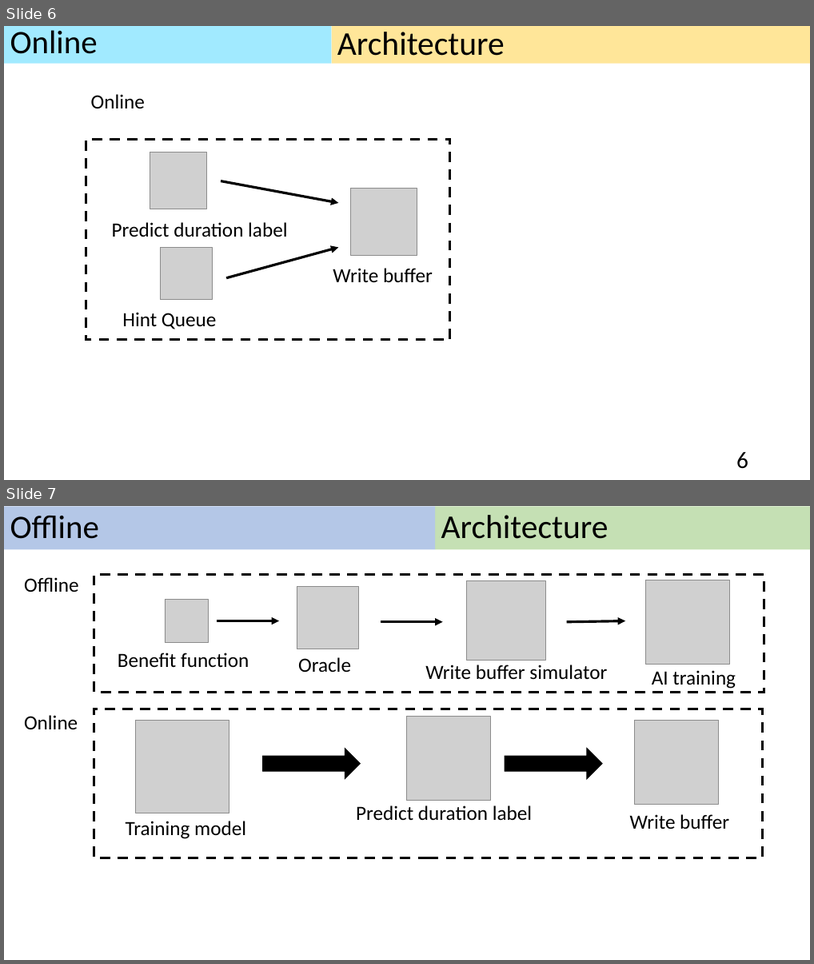
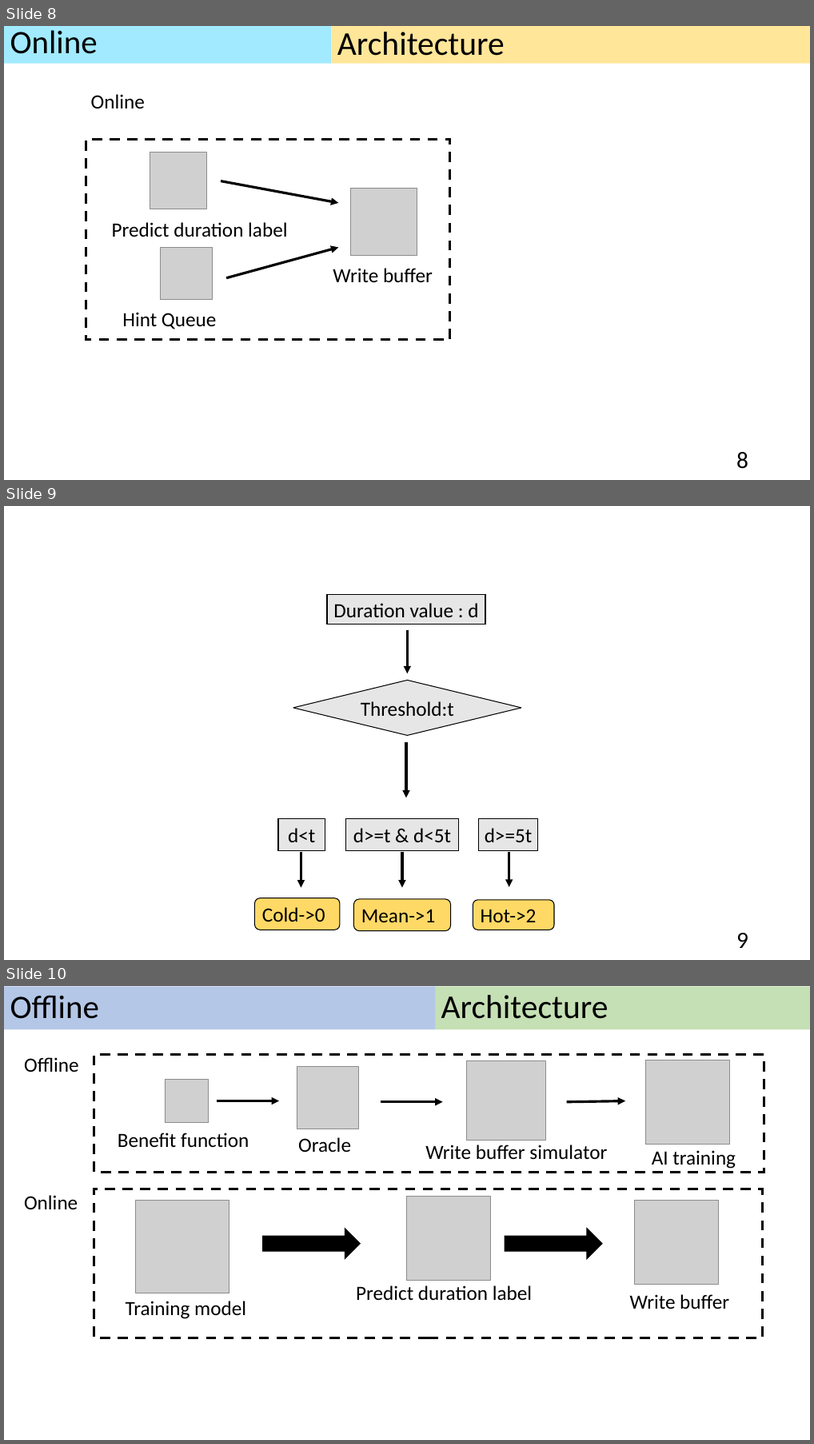
Before and after one commit to andrew841018/disksim_github, a slide deck: 論文相關/論文(插圖、實驗相關)/論文所需圖表.pptx. Shown one above the other, each under a label of ours: slides 6 and 7 before the commit, slides 8, 9 and 10 after it. The pictures are 814x964 and 814x1444 pixels, drawn with LibreOffice and Linux fonts; fonts in the diff are those of the drawing; grey boxes stand for pictures. Boxes give left, top, right and bottom in pixels: in the first picture for what was removed or moved away, otherwise in the second. Text is boxed around its words. In the diff, an @@ line names an element or a change of style, - is before the commit and + after.

```diff
--- a/論文相關/論文(插圖、實驗相關)/論文所需圖表.pptx
+++ b/論文相關/論文(插圖、實驗相關)/論文所需圖表.pptx
@@ slide 9 added at (4,506,810,960), background #FFFFFF @@
@@ rectangle added at (327,595,486,624), fill #E7E6E6, outline #000000 1 pt, 24 pt, text #000000 @@
+Duration value : d
@@ arrow added from (407, 630) to (407, 673), #000000 3 pt @@
@@ diamond added at (293,680,522,736), fill #E7E6E6, outline #000000 1 pt, 24 pt, text #000000 @@
+Threshold:t
@@ arrow added from (406, 743) to (406, 797), #000000 3 pt @@
@@ rectangle added at (278,819,326,850), fill #E7E6E6, outline #000000 1 pt, 24 pt, text #000000 @@
+d<t
@@ rectangle added at (346,819,459,850), fill #E7E6E6, outline #000000 1 pt, 24 pt, text #000000 @@
+d>=t & d<5t
@@ rectangle added at (479,819,538,850), fill #E7E6E6, outline #000000 1 pt, 24 pt, text #000000 @@
+d>=5t
@@ arrow added from (301, 852) to (301, 887), #000000 3 pt @@
@@ arrow added from (402, 852) to (402, 887), #000000 3 pt @@
@@ arrow added from (510, 852) to (510, 887), #000000 3 pt @@
@@ rounded rectangle added at (255,898,340,929), fill #FFD966, outline #000000 1 pt, 24 pt, text #000000 @@
+Cold->0
@@ rounded rectangle added at (354,899,451,930), fill #FFD966, outline #000000 1 pt, 24 pt, text #000000 @@
+Mean->1
@@ rounded rectangle added at (474,900,554,930), fill #FFD966, outline #000000 1 pt, 24 pt, text #000000 @@
+Hot->2
@@ page number added at (737,932,749,948), 28 pt, text #000000 @@
+9
@@ what was slide 6 is now slide 8 @@
@@ page number at (737,452,749,468): text changed @@
-6
+8
@@ what was slide 7 is now slide 10 @@
```
Also in this commit, not shown: 1 slide changed, 2 other slides added, 17 other files.
